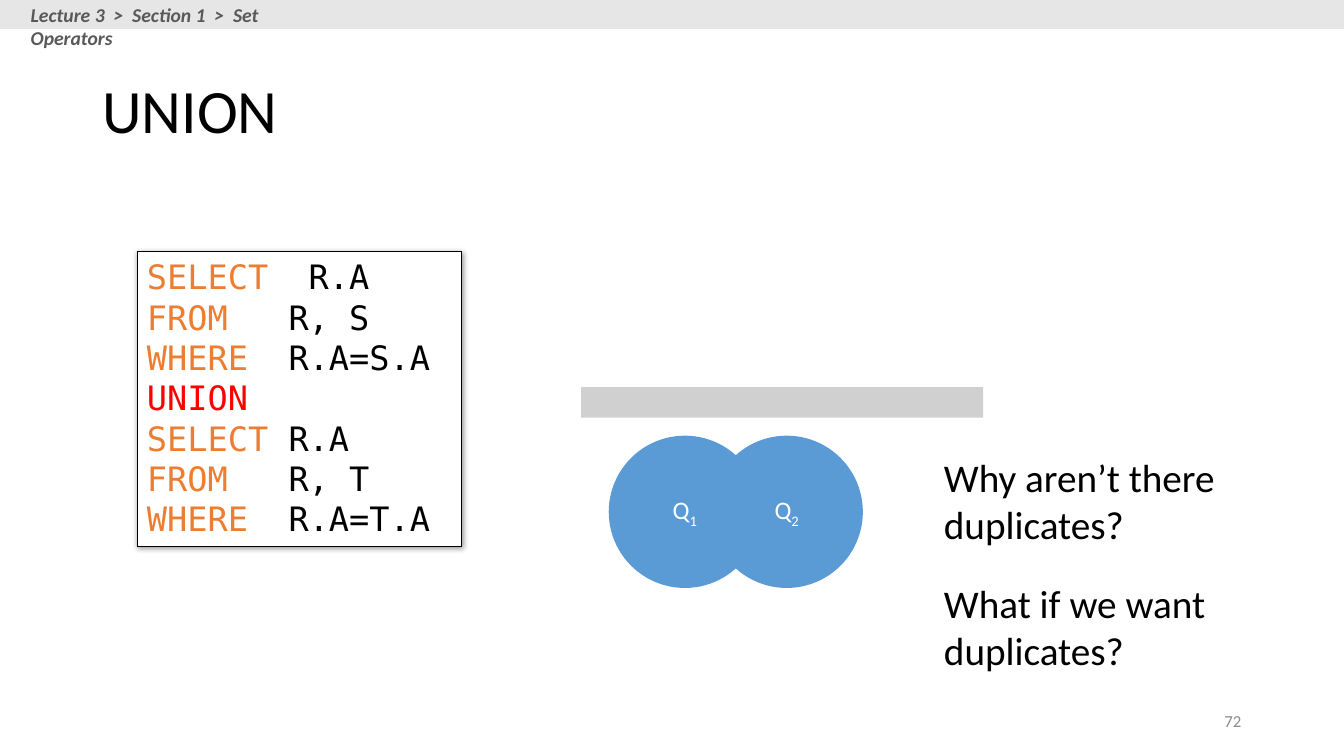
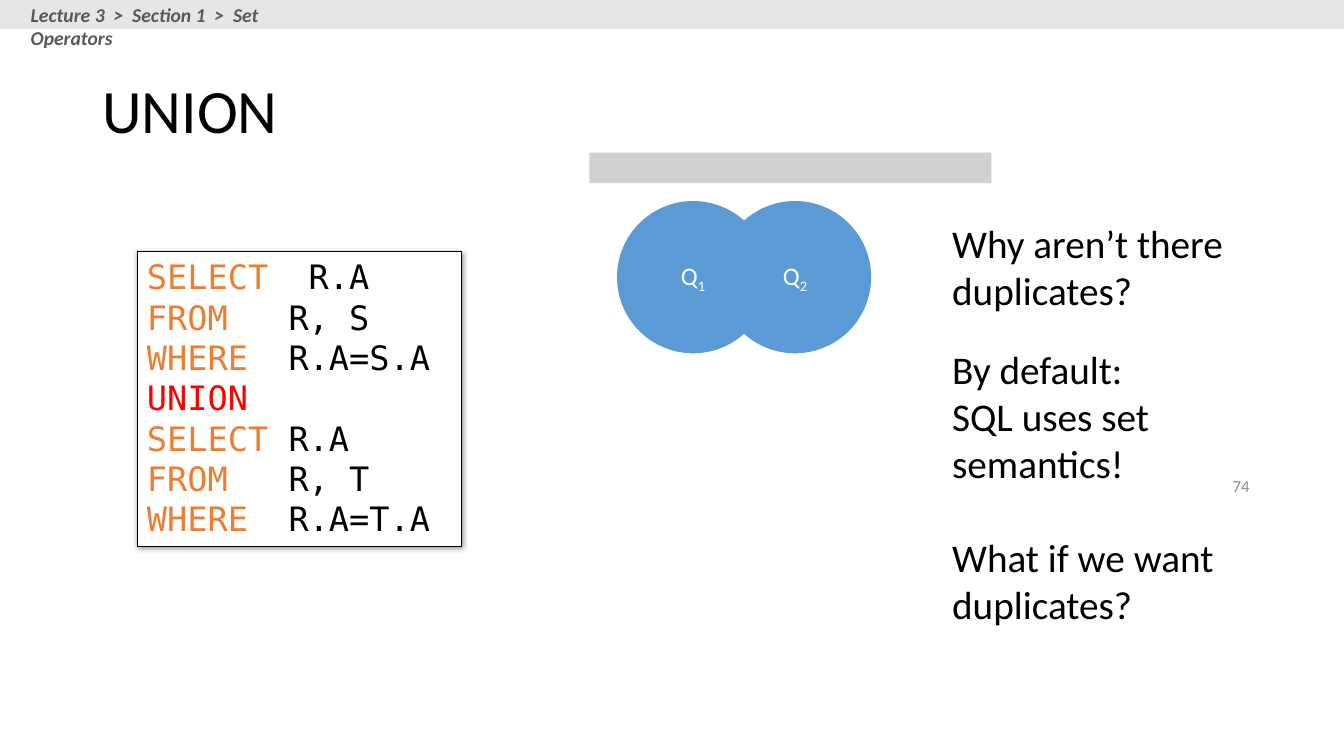
Before and after one commit to stanford-futuredata/cs145-2017, a slide deck: slide 74 of lectures/lecture-2-3/Lecture_2_3_SQL.pptx (slide 72 before the commit). Drawn at 1344x756 pixels with LibreOffice and Linux fonts; fonts in the diff are those of the drawing; grey boxes stand for pictures. Boxes give left, top, right and bottom in pixels: in the first picture for what was removed or moved away, otherwise in the second. Text is boxed around its words. In the diff, an @@ line names an element or a change of style, - is before the commit and + after.

```diff
--- a/lectures/lecture-2-3/Lecture_2_3_SQL.pptx
+++ b/lectures/lecture-2-3/Lecture_2_3_SQL.pptx
@@ picture added at [590,152,992,182] @@
@@ 2 ellipses, 1 text: place and size @@
-2 ellipses, 1 text at [609,436,1215,588]
+2 ellipses, 1 text at [617,201,1223,353]
@@ text "By default:": place and size @@
-text "By default:" at [944,590,1206,672]
+text "By default:" at [952,356,1214,626]
@@ text at [952,356,1149,479]: paragraphs added @@
+By default:
+SQL uses set semantics!
@@ picture removed at [582,387,984,417] @@
@@ page number added at [1233,481,1250,492], 12 pt, text #8C8C8C @@
+74
@@ page number removed at [1224,716,1241,727] @@
-72
```
Also in this commit, not shown: 10 other slides changed, 2 slides added, 1 slide removed, 1 other file.
